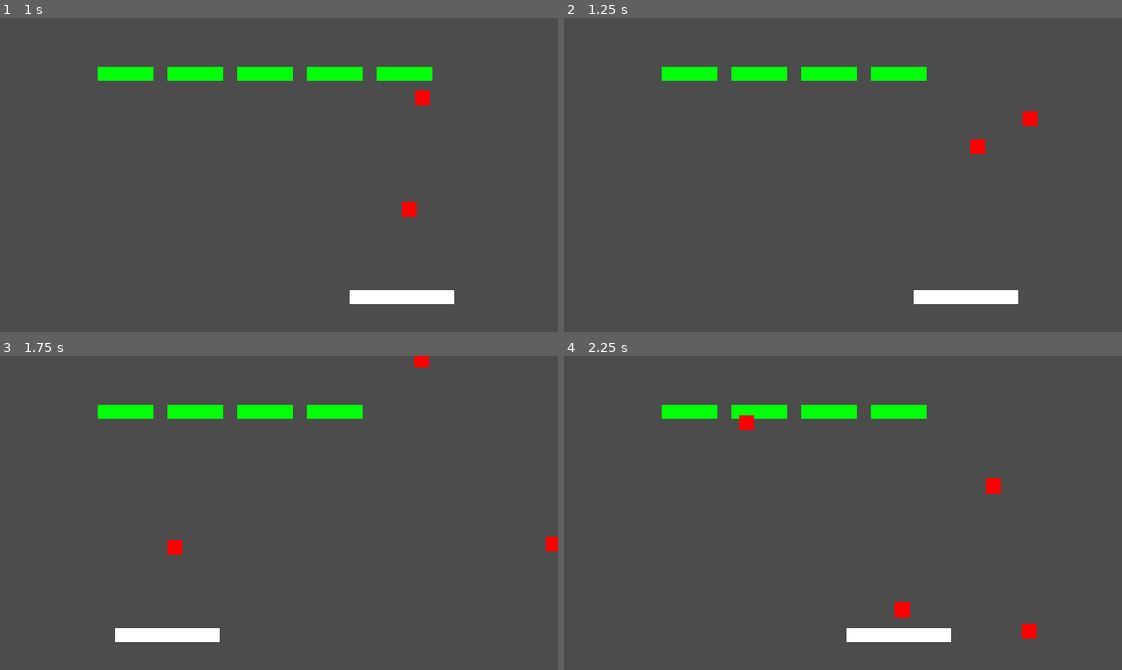
Above: before the commit, frames 1-4 (two rows, left to right).
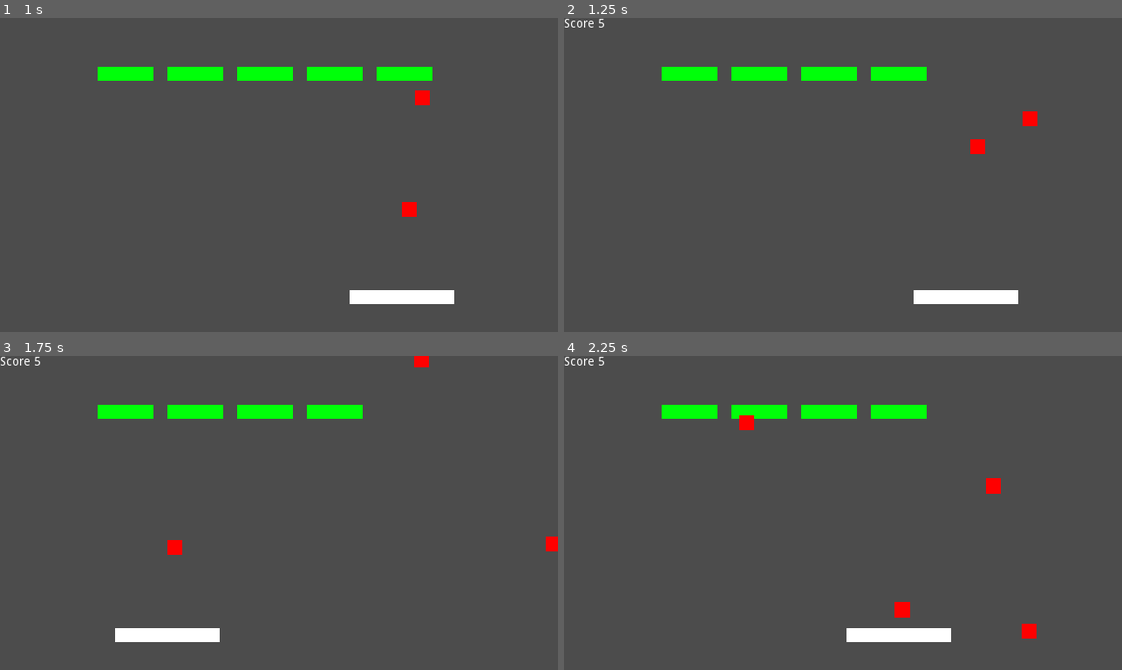
Above: after the commit, the same moments.

Repository: lucapasquale/Godot-Breakout
Game: Godot game, scene res://Scenes/Level One.tscn
Same seed, same stepped clock (60 frames per second), same inputs: the game is played once before the commit and once after it. Before the commit the project has no main scene; this scene is started directly in both runs.
Inputs (mouse positions are in pixels of both pictures, inside the frame that each line leads up to):
- Up to frame 1 (1 s): move the mouse to (401, 159) at 0.52 s; click (401, 159) at 0.67 s
- Up to frame 2 (1.25 s): no input
- Up to frame 3 (1.75 s): move the mouse to (167, 528) at 1.27 s; click (167, 528) at 1.42 s
- Up to frame 4 (2.25 s): move the mouse to (898, 443) at 2.02 s; click (898, 443) at 2.17 s

Frame 1 is identical in both runs. In frame 2, less than 0.1% of the frame differs, in the area x 0-8%, y 0-4%; in frame 3, less than 0.1%; in frame 4, less than 0.1%.

Commit message:
Added score label

Diff:
--- a/Scenes/Ball.tscn
+++ b/Scenes/Ball.tscn
@@ -10,7 +10,6 @@
 
 [node name="Ball" type="RigidBody2D"]
 
-editor/display_folded = true
 position = Vector2( 288, 288 )
 input_pickable = false
 collision_layer = 1
@@ -31,7 +30,7 @@
 angular_velocity = 0.0
 angular_damp = 0.0
 script = ExtResource( 1 )
-_sections_unfolded = [ "Angular", "Linear" ]
+speedup = 4
 
 [node name="Sprite" type="Sprite" parent="." index="0"]
 
--- a/Scenes/Level One.tscn
+++ b/Scenes/Level One.tscn
@@ -1,16 +1,19 @@
-[gd_scene load_steps=6 format=2]
+[gd_scene load_steps=7 format=2]
 
-[ext_resource path="res://Scripts/Paddle.gd" type="Script" id=1]
-[ext_resource path="res://Textures/block.png" type="Texture" id=2]
-[ext_resource path="res://Scenes/Ball.tscn" type="PackedScene" id=3]
-[ext_resource path="res://Scenes/Brick.tscn" type="PackedScene" id=4]
+[ext_resource path="res://Scripts/Level One.gd" type="Script" id=1]
+[ext_resource path="res://Scripts/Paddle.gd" type="Script" id=2]
+[ext_resource path="res://Textures/block.png" type="Texture" id=3]
+[ext_resource path="res://Scenes/Ball.tscn" type="PackedScene" id=4]
+[ext_resource path="res://Scenes/Brick.tscn" type="PackedScene" id=5]
 
 [sub_resource type="RectangleShape2D" id=1]
 
 custom_solver_bias = 0.0
 extents = Vector2( 40, 8 )
 
-[node name="Level One" type="Node" index="0"]
+[node name="World" type="Node" index="0"]
+
+script = ExtResource( 1 )
 
 [node name="Paddle" type="KinematicBody2D" parent="." index="0"]
 
@@ -45,12 +48,35 @@
 position = Vector2( 0, 32 )
 _sections_unfolded = [ "Transform" ]
 
-[node name="Ball" parent="." index="1" instance=ExtResource( 3 )]
+[node name="Ball" parent="." index="1" instance=ExtResource( 4 )]
 
-[node name="Walls" type="StaticBody2D" parent="." index="2"]
+[node name="Bricks" type="Node2D" parent="." index="2"]
 
 editor/display_folded = true
-position = Vector2( 448, 128 )
+
+[node name="Brick" parent="Bricks" index="0" instance=ExtResource( 5 )]
+
+position = Vector2( 144, 64 )
+
+[node name="Brick2" parent="Bricks" index="1" instance=ExtResource( 5 )]
+
+position = Vector2( 224, 64 )
+
+[node name="Brick3" parent="Bricks" index="2" instance=ExtResource( 5 )]
+
+position = Vector2( 304, 64 )
+
+[node name="Brick4" parent="Bricks" index="3" instance=ExtResource( 5 )]
+
+position = Vector2( 384, 64 )
+
+[node name="Brick5" parent="Bricks" index="4" instance=ExtResource( 5 )]
+
+position = Vector2( 464, 64 )
+
+[node name="Walls" type="StaticBody2D" parent="." index="3"]
+
+editor/display_folded = true
 input_pickable = false
 collision_layer = 1
 collision_mask = 1
@@ -62,26 +88,25 @@
 [node name="CollisionPolygon2D" type="CollisionPolygon2D" parent="Walls" index="0"]
 
 build_mode = 0
-polygon = PoolVector2Array( -448, 256, -512, 256, -512, -192, 256, -192, 256, 288, 192, 288, 192, -128, -448, -128 )
+polygon = PoolVector2Array( 0, 368, 0, 0, 640, 0, 640, 368, 672, 368, 672, -32, -32, -32, -32, 368 )
+__meta__ = {
+"_edit_lock_": true
+}
 
-[node name="Bricks" type="Node2D" parent="." index="3"]
+[node name="Score" type="Label" parent="." index="4"]
 
-[node name="Brick" parent="Bricks" index="0" instance=ExtResource( 4 )]
-
-position = Vector2( 144, 64 )
-
-[node name="Brick2" parent="Bricks" index="1" instance=ExtResource( 4 )]
-
-position = Vector2( 224, 64 )
-
-[node name="Brick3" parent="Bricks" index="2" instance=ExtResource( 4 )]
-
-position = Vector2( 304, 64 )
-
-[node name="Brick4" parent="Bricks" index="3" instance=ExtResource( 4 )]
-
-position = Vector2( 384, 64 )
-
-[node name="Brick5" parent="Bricks" index="4" instance=ExtResource( 4 )]
-
-position = Vector2( 464, 64 )
+anchor_left = 0.0
+anchor_top = 0.0
+anchor_right = 0.0
+anchor_bottom = 0.0
+margin_right = 40.0
+margin_bottom = 14.0
+rect_pivot_offset = Vector2( 0, 0 )
+rect_clip_content = false
+mouse_filter = 2
+mouse_default_cursor_shape = 0
+size_flags_horizontal = 1
+size_flags_vertical = 4
+percent_visible = 1.0
+lines_skipped = 0
+max_lines_visible = -1
--- a/Scripts/Ball.gd
+++ b/Scripts/Ball.gd
@@ -1,24 +1,30 @@
 extends RigidBody2D
 
-const SPEEDUP = 4
-const MAX_SPEED = 300
+export(int) var speedup = 4
+var max_speed = 300
 
 
 func _physics_process(delta):
 	var bodies = get_colliding_bodies()
-
 	for body in bodies:
 		if body.is_in_group("Bricks"):
-			body.queue_free()
+			hit_brick(body)
 
 		if body.name == "Paddle":
-			var current_speed = get_linear_velocity().length()
-			var speed = min(current_speed + SPEEDUP, MAX_SPEED)
-
-			var current_direction = get_position() - body.get_node("Anchor").get_global_position()
-			var velocity = current_direction.normalized() * speed
-			set_linear_velocity(velocity)
+			hit_paddle(body)
 
 	if get_position().y > get_viewport_rect().end.y:
-		print("Ball died")
 		queue_free()
+
+
+func hit_brick(body):
+	get_node("/root/World").score += 5
+	body.queue_free()
+
+func hit_paddle(body):
+	var current_speed = get_linear_velocity().length()
+	var speed = min(current_speed + speedup, max_speed)
+
+	var current_direction = get_position() - body.get_node("Anchor").get_global_position()
+	var velocity = current_direction.normalized() * speed
+	set_linear_velocity(velocity)
--- /dev/null
+++ b/Scripts/Level One.gd
@@ -0,0 +1,7 @@
+extends Node
+
+var score = 0 setget set_score
+
+func set_score(value):
+	score = value
+	get_node("Score").set_text("Score "+str(score))
--- a/project.godot
+++ b/project.godot
@@ -11,7 +11,7 @@
 [application]
 
 config/name="Test Pong"
-run/main_scene="res://Scenes/Node.tscn"
+run/main_scene="res://Scenes/Level One.tscn"
 config/icon="res://icon.png"
 
 [display]
Not shown: 1 places in Scenes/Level One.tscn that only renumber resources
